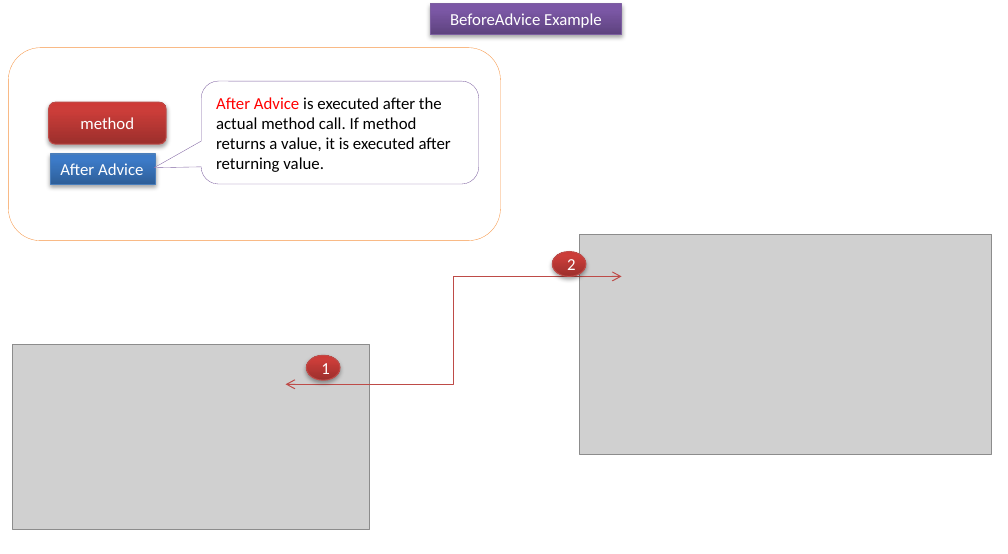
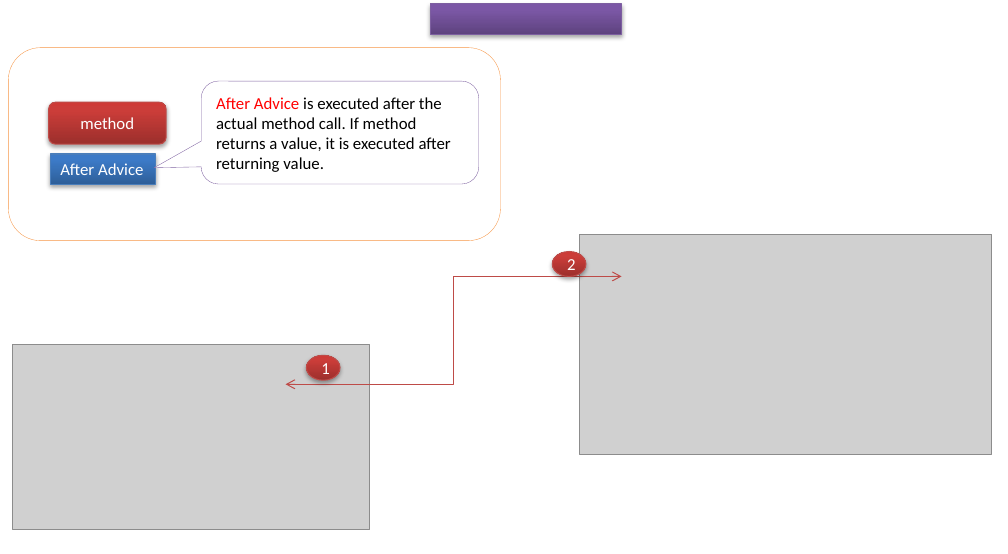
Before and after one commit to ramram43210/javaee, a slide deck: slide 1 of Later/Spring/9_AOP/5/AOP_AfterReturningAdvice Example.pptx. Drawn at 1008x554 pixels with LibreOffice and Linux fonts; fonts in the diff are those of the drawing; grey boxes stand for pictures. Boxes give left, top, right and bottom in pixels: in the first picture for what was removed or moved away, otherwise in the second. Text is boxed around its words. In the diff, an @@ line names an element or a change of style, - is before the commit and + after.

```diff
--- a/Later/Spring/9_AOP/5/AOP_AfterReturningAdvice Example.pptx
+++ b/Later/Spring/9_AOP/5/AOP_AfterReturningAdvice Example.pptx
@@ text in rectangle at box(450, 13, 602, 28): text removed @@
-BeforeAdvice Example
```
Also in this commit, not shown: 1 other slide changed, 1 slide added, 1 slide removed, 2 other files.
